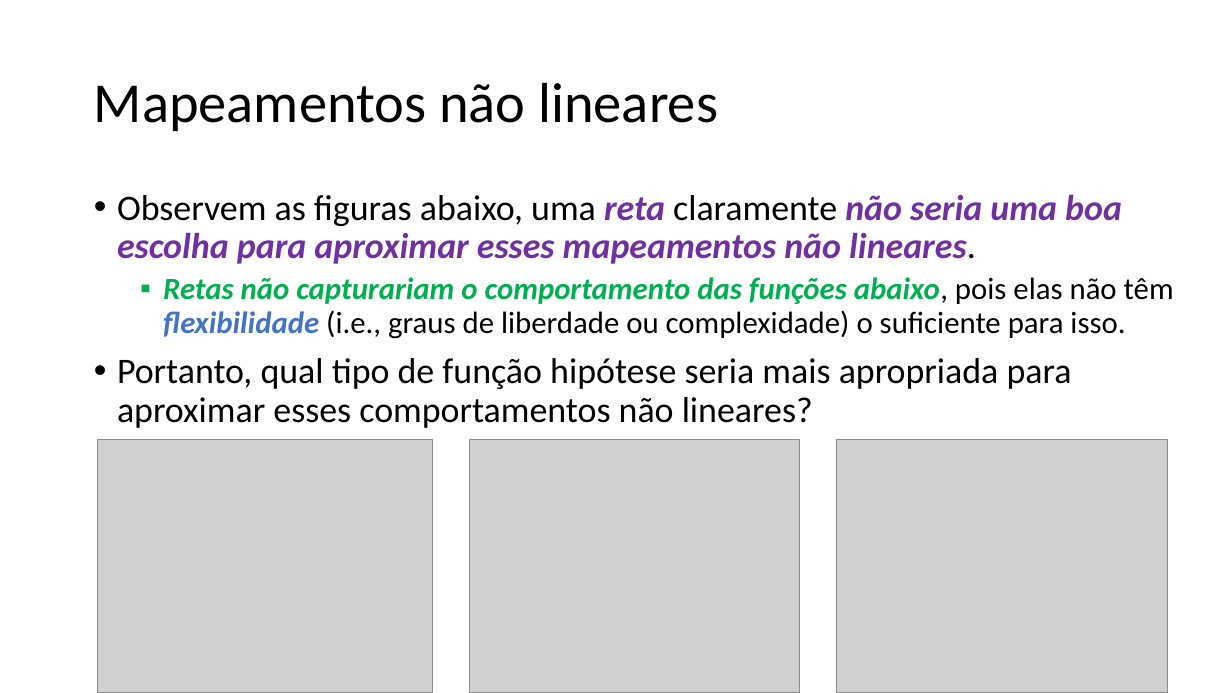
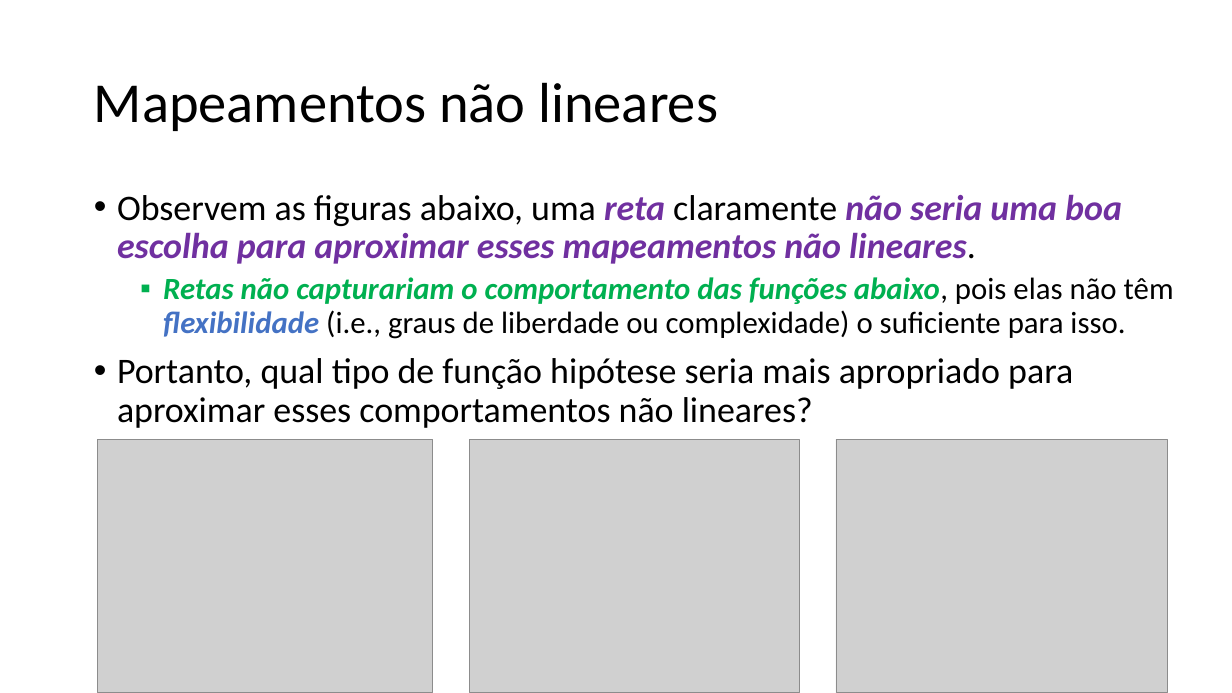
Before and after one commit to zz4fap/t319_aprendizado_de_maquina, a slide deck: slide 17 of slides/T319_Regressão_Linear (Parte IV).pptx. Drawn at 1232x693 pixels with LibreOffice and Linux fonts; fonts in the diff are those of the drawing; grey boxes stand for pictures. Boxes give left, top, right and bottom in pixels: in the first picture for what was removed or moved away, otherwise in the second. Text is boxed around its words. In the diff, an @@ line names an element or a change of style, - is before the commit and + after.

```diff
--- a/slides/T319_Regressão_Linear (Parte IV).pptx
+++ b/slides/T319_Regressão_Linear (Parte IV).pptx
@@ text at [117,358,1073,428]: text changed @@
-• Portanto, qual tipo de função hipótese seria mais apropriada para aproximar esses comportamentos não lineares?
+• Portanto, qual tipo de função hipótese seria mais apropriado para aproximar esses comportamentos não lineares?
```
Also in this commit, not shown: 2 other slides changed, 2 other files.
